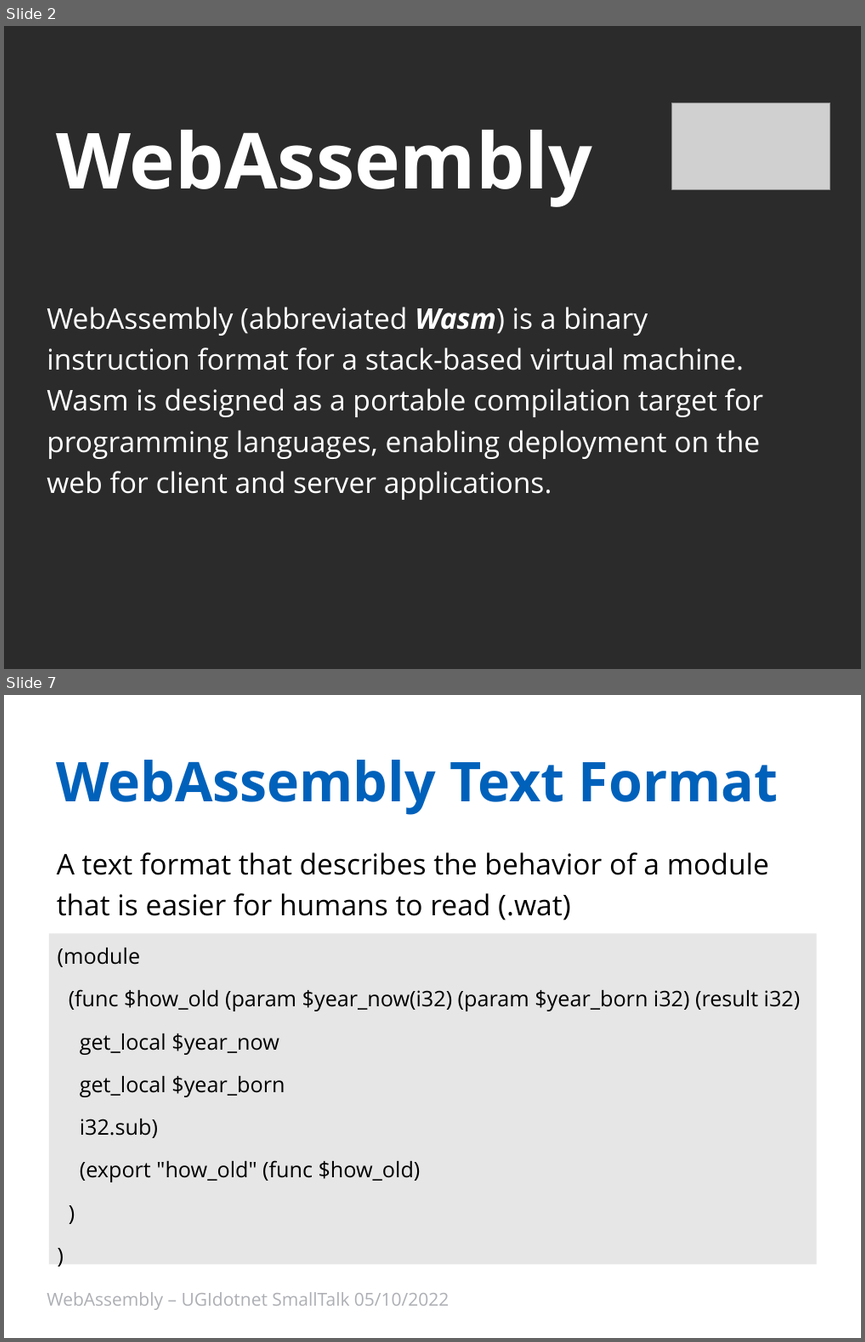
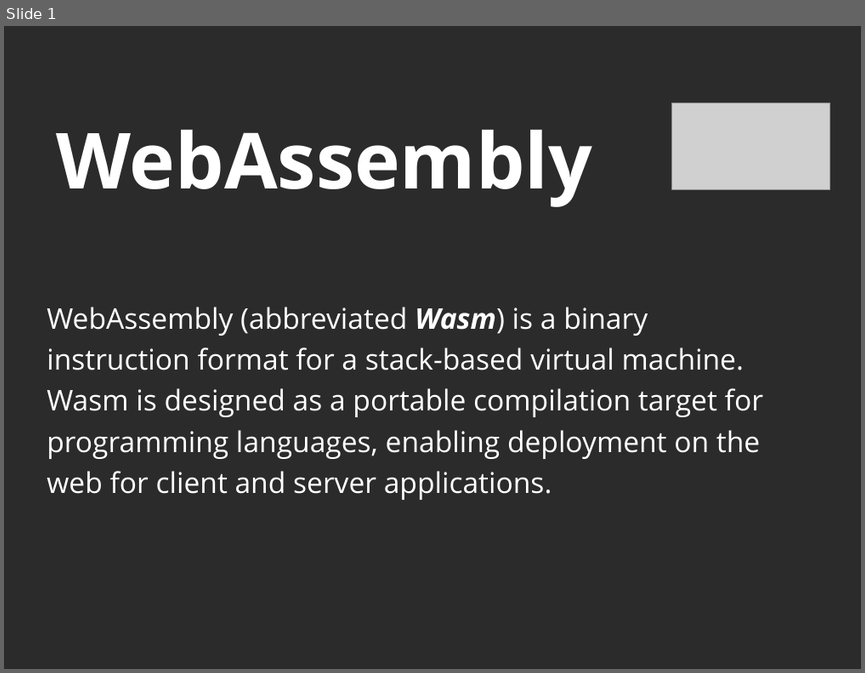
Before and after one commit to Ace68/slide, a slide deck: 2022/XMasDev/WebAssembly.pptx. Shown one above the other, each under a label of ours: slides 2 and 7 before the commit, slide 1 after it; the slides between them are not shown. The pictures are 865x1342 and 865x673 pixels, drawn with LibreOffice and Linux fonts; fonts in the diff are those of the drawing; grey boxes stand for pictures; background and template pictures are left out; a plain dark background stands for a picture behind light text. Boxes give left, top, right and bottom in pixels: in the first picture for what was removed or moved away, otherwise in the second. Text is boxed around its words. In the diff, an @@ line names an element or a change of style, - is before the commit and + after.

```diff
--- a/2022/XMasDev/WebAssembly.pptx
+++ b/2022/XMasDev/WebAssembly.pptx
@@ slide 7 removed at box(4, 695, 861, 1338), background #FFFFFF @@
@@ title removed at box(57, 760, 778, 815) @@
-WebAssembly Text Format
@@ text removed at box(57, 852, 769, 920) @@
-A text format that describes the behavior of a module that is easier for humans to read (.wat)
@@ rectangle removed at box(48, 933, 817, 1264) @@
-(module
-(func $how_old (param $year_now(i32) (param $year_born i32) (result i32)
-get_local $year_now
-get_local $year_born
-i32.sub)
-(export "how_old" (func $how_old)
-)
-)
@@ text removed at box(46, 1292, 449, 1310) @@
-WebAssembly – UGIdotnet SmallTalk 05/10/2022
@@ what was slide 2 is now slide 1 @@
```
Also in this commit, not shown: 9 slides changed, 1 slide added, 5 other slides removed, 1 other file.
